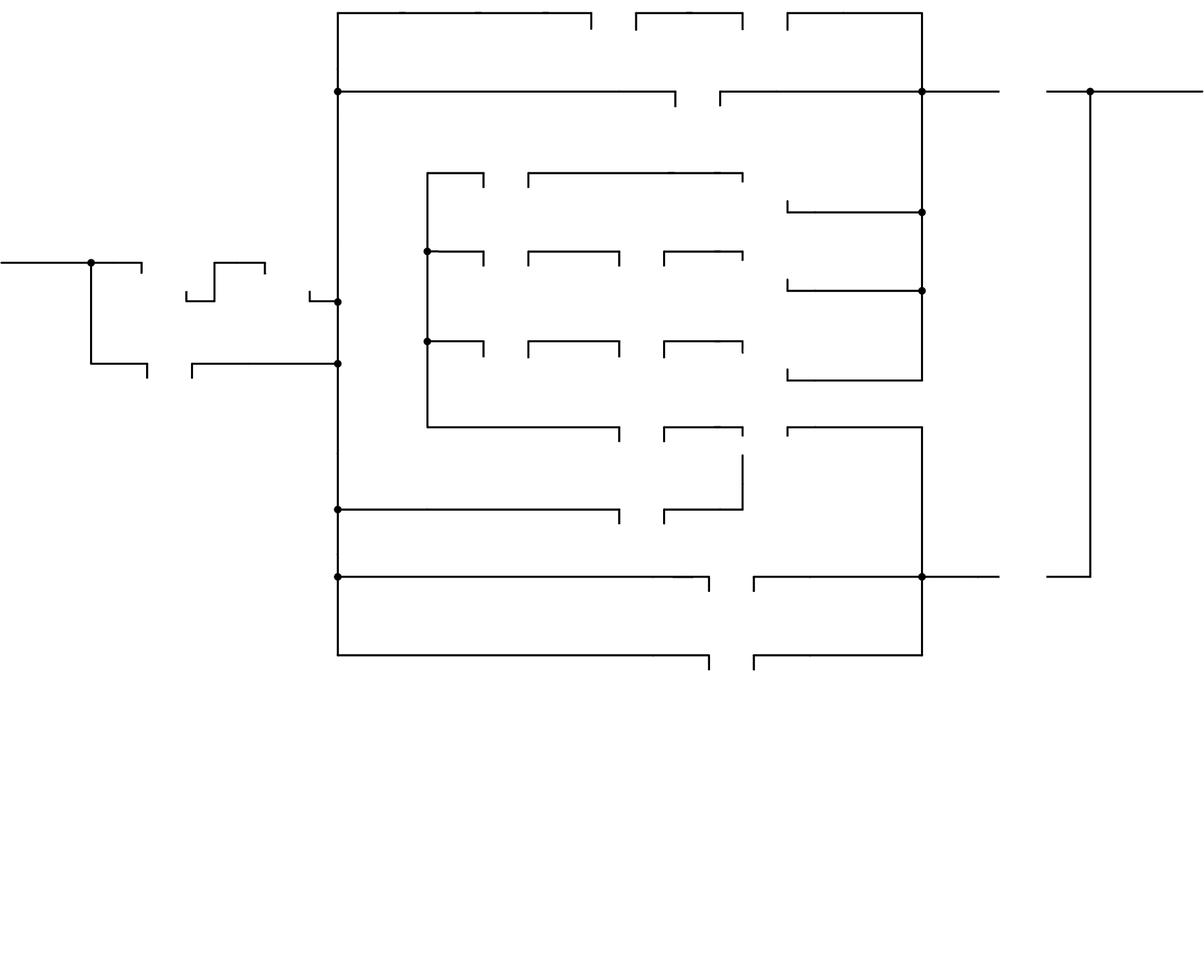
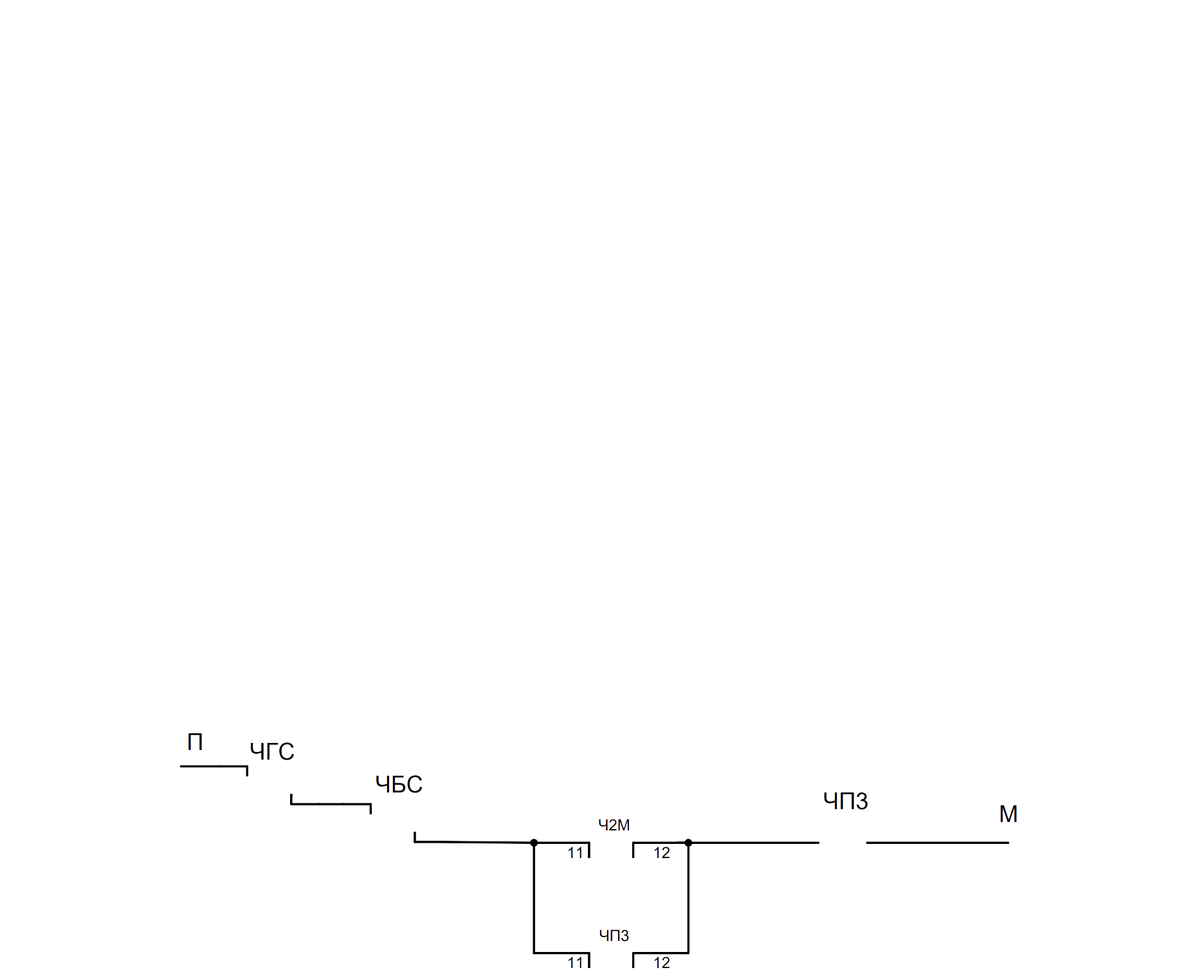
Revision of a layered w=1204, h=979 image; what changed, layer by layer:
added group "Группа 1" with 11 layers above "scheme2" over [179, 732, 1018, 969]
added layer "names2" in group "Группа 1" over [187, 732, 1018, 942]
added layer "nums2" in group "Группа 1" over [568, 846, 670, 969]
added layer "s2_4_3" in group "Группа 1" over [631, 840, 686, 859]
added layer "s2_4_2" in group "Группа 1" over [685, 839, 820, 847]
added layer "s2_4_1" in group "Группа 1" over [631, 846, 691, 969]
added layer "s2_3_3" in group "Группа 1" over [537, 841, 591, 859]
added layer "s2_3_2" in group "Группа 1" over [532, 846, 591, 969]
added layer "s2_3_1" in group "Группа 1" over [413, 831, 538, 847]
added layer "s2_2_1" in group "Группа 1" over [290, 793, 373, 815]
added layer "s2_1_1_entry#G*s2_c_CHGS1*N11#P*" in group "Группа 1" over [179, 765, 249, 777]
added layer "s2_5_1" in group "Группа 1" over [866, 841, 1011, 845]
hid group "scheme1" (45 layers) over [0, 11, 1204, 672]
showed "Фон" over [0, 11, 1204, 969]
